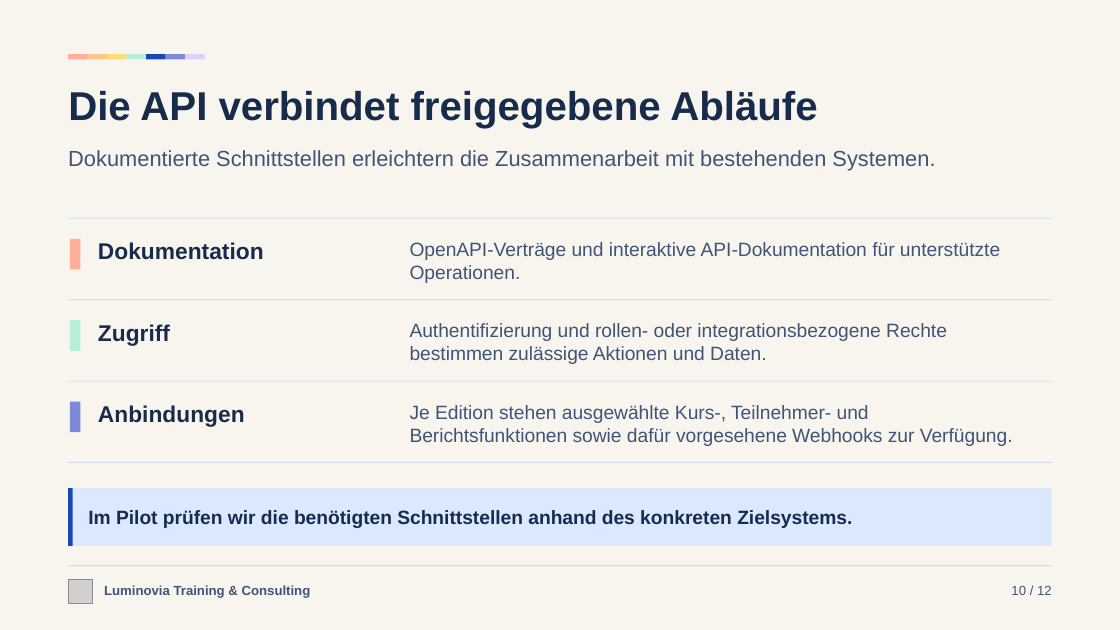
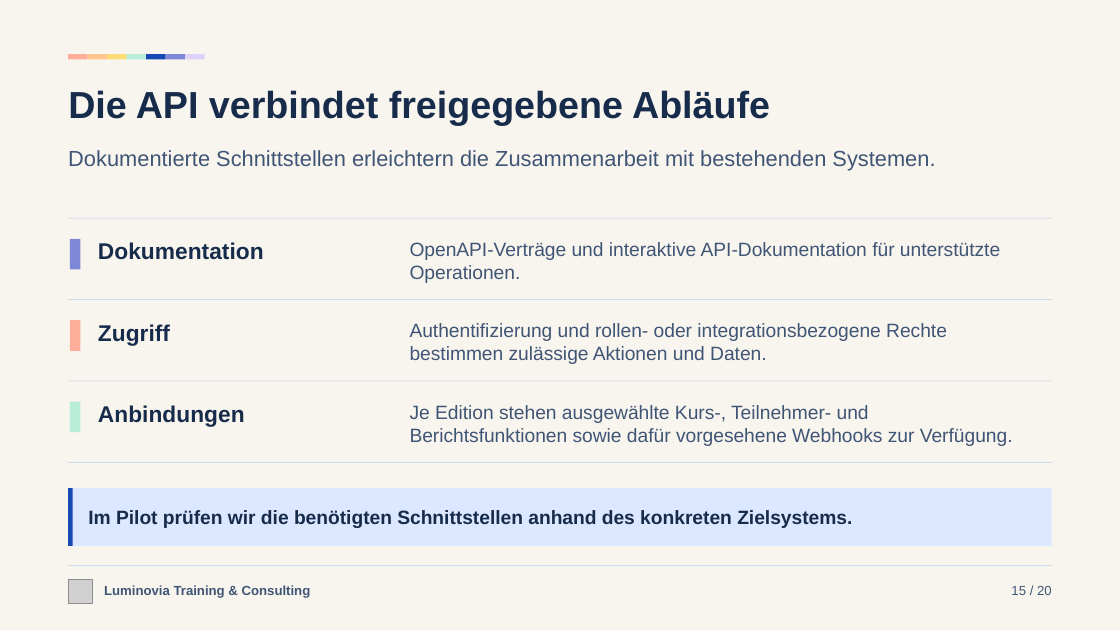
Before and after one commit to Luminovia-Training-Consulting/Luminovia-Management-Tool, a slide deck: slide 15 of docs/sales/luminovia-sales-deck-de.pptx (slide 10 before the commit). Drawn at 1120x630 pixels with LibreOffice and Linux fonts; fonts in the diff are those of the drawing; grey boxes stand for pictures. Boxes give left, top, right and bottom in pixels: in the first picture for what was removed or moved away, otherwise in the second. Text is boxed around its words. In the diff, an @@ line names an element or a change of style, - is before the commit and + after.

```diff
--- a/docs/sales/luminovia-sales-deck-de.pptx
+++ b/docs/sales/luminovia-sales-deck-de.pptx
@@ text "Die API verbindet freigegebene Abläufe" at <box>68,90,770,125</box>: size 34.5 to 32.2 pt @@
@@ rectangle at <box>70,239,80,269</box>: fill #FFAE9A to #7D88D8 @@
@@ rectangle at <box>70,320,80,350</box>: fill #B8EDD9 to #FFAE9A @@
@@ rectangle at <box>70,402,80,432</box>: fill #7D88D8 to #B8EDD9 @@
@@ text at <box>1011,586,1052,595</box>: text changed @@
-10 / 12
+15 / 20
```
Also in this commit, not shown: 11 other slides changed, 8 slides added, 3 other files.
